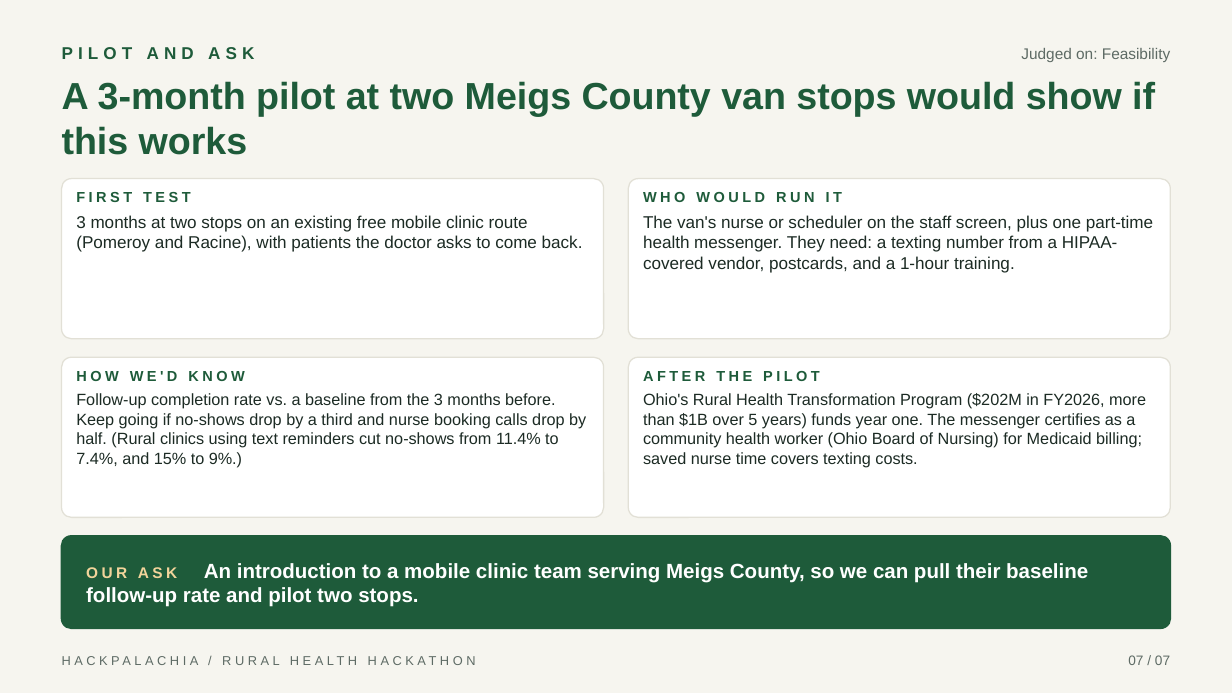
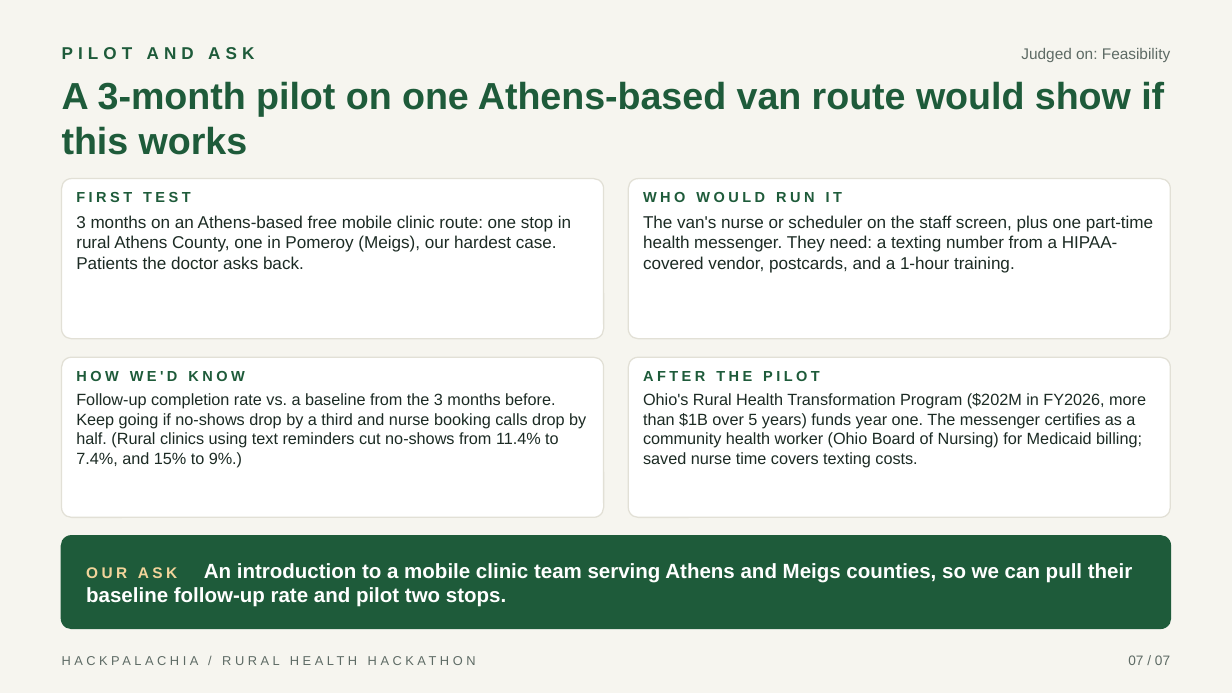
Before and after one commit to skylerfokine/book-without-calling, a slide deck: slide 7 of pitch/Book_Without_Calling_Pitch.pptx. Drawn at 1232x693 pixels with LibreOffice and Linux fonts; fonts in the diff are those of the drawing. Boxes give left, top, right and bottom in pixels: in the first picture for what was removed or moved away, otherwise in the second. Text is boxed around its words. In the diff, an @@ line names an element or a change of style, - is before the commit and + after.

```diff
--- a/pitch/Book_Without_Calling_Pitch.pptx
+++ b/pitch/Book_Without_Calling_Pitch.pptx
@@ text at (62, 81, 1164, 155): text changed @@
-A 3-month pilot at two Meigs County van stops would show if this works
+A 3-month pilot on one Athens-based van route would show if this works
@@ text at (76, 215, 571, 269): text changed @@
-3 months at two stops on an existing free mobile clinic route (Pomeroy and Racine), with patients the doctor asks to come back.
+3 months on an Athens-based free mobile clinic route: one stop in rural Athens County, one in Pomeroy (Meigs), our hardest case. Patients the doctor asks back.
@@ text at (86, 563, 1132, 607): text changed @@
-OUR ASK An introduction to a mobile clinic team serving Meigs County, so we can pull their baseline follow-up rate and pilot two stops.
+OUR ASK An introduction to a mobile clinic team serving Athens and Meigs counties, so we can pull their baseline follow-up rate and pilot two stops.
```
Also in this commit, not shown: 5 other slides changed, 1 other file.
